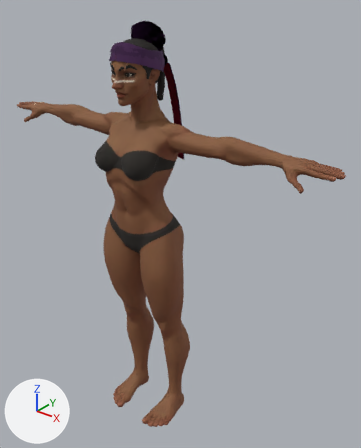
The glTF model public/models/hero/brea.glb, before and after one commit.
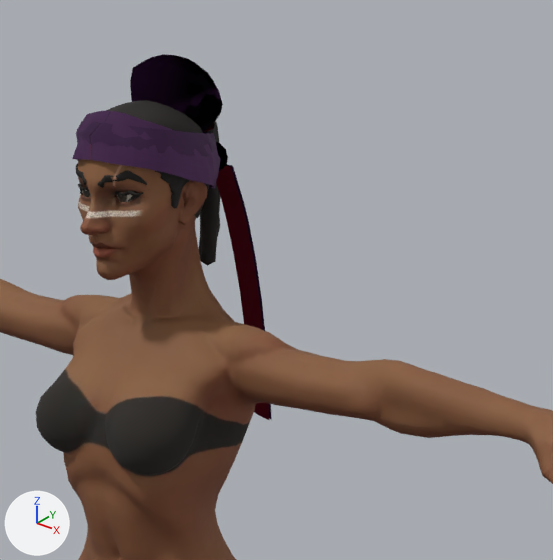
Each version appears first whole from a camera (50 mm lens) standing at (1.345, -1.408, 1.959) and looking at (0.071, 0.185, 0.971), and next in a close-up on the part from 23% to 81% of the width and 0% to 47% of the height. The lights are fixed; the arrows at lower left show +X, +Y and +Z. The older version's two pictures come first. Vertices at exactly the same position are counted once.

The older version as bpy lines, for what is in view:
```python
me_brea_hairwrap = bpy.data.meshes.new('Brea_HairWrap')
me_brea_hairwrap.from_pydata(...)  # 1887 vertices, 3394 faces; spans x -0.097..0.122, y -0.097..0.17, z 1.295..1.827
me_brea_hairwrap.materials.append(mat_mi_brea_hairwrap)
me_brea_skin = bpy.data.meshes.new('Brea_Skin')
me_brea_skin.from_pydata(...)  # 6796 vertices, 13580 faces; spans x -0.83..0.83, y -0.14..0.16, z -0.01..1.77
me_brea_skin.materials.append(mat_mi_brea_skin)
ob_brea_hairwrap = bpy.data.objects.new('Brea_HairWrap', me_brea_hairwrap)
ob_brea_hairwrap.location = (0.0, 0.0, 0.0)
ob_brea_skin = bpy.data.objects.new('Brea_Skin', me_brea_skin)
ob_brea_skin.location = (0.0, 0.0, 0.0)
```
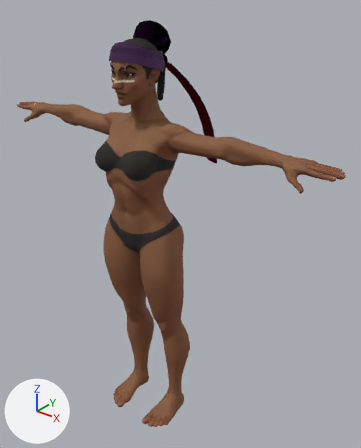
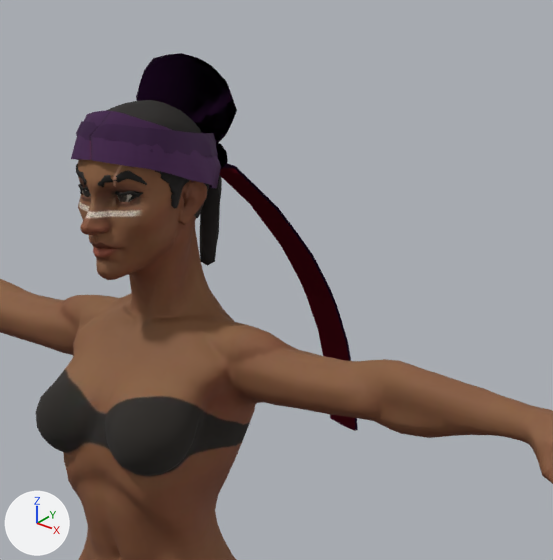
Boxes [x1, y1, x2, y2] around the edits, measured in the close-ups (553 x 560 px):
'Brea_HairWrap', reshaped (43% wider)
    before: [72, 54, 272, 420]
    after: [71, 53, 358, 431]
part 1 of me_brea_hairwrap, rebuilt (9% wider, 15% taller)
    before: [130, 54, 223, 132]
    after: [136, 53, 237, 143]
part 2 of me_brea_hairwrap, added (mostly hidden)
    after: [223, 163, 358, 430]
part 3 of me_brea_hairwrap, added
    after: [219, 168, 356, 431]
part 4 of me_brea_hairwrap, cut back
    before: [72, 111, 272, 420]
    after: [71, 111, 228, 266]

Diff of the bpy script that builds the scene:
```diff
--- a/public/models/hero/brea.glb.py
+++ b/public/models/hero/brea.glb.py
@@ me_brea_hairwrap @@
 # used by ob_brea_hairwrap; location = (0.0, 0.0, 0.0)
-me_brea_hairwrap.from_pydata(...)  # 1887 vertices, 3394 faces; spans x -0.097..0.122, y -0.097..0.17, z 1.295..1.827
+me_brea_hairwrap.from_pydata(...)  # 1292 vertices, 2228 faces; spans x -0.1..0.19, y -0.097..0.32, z 1.254..1.828
+# me_brea_hairwrap part 1: the loose piece of 114 vertices spanning x -0.07..0.07, y 0.018..0.138, z 1.716..1.827 is rebuilt with 86 vertices and now spans x -0.074..0.074, y 0.031..0.167, z 1.691..1.828
+# me_brea_hairwrap part 2: a new loose piece of 51 vertices spanning x 0.008..0.19, y 0.095..0.32, z 1.255..1.682, in mat_mi_brea_hairwrap
+# me_brea_hairwrap part 3: a new loose piece of 51 vertices spanning x 0.007..0.188, y 0.093..0.316, z 1.254..1.679, in mat_mi_brea_hairwrap
+# me_brea_hairwrap part 4: 90 vertices moved from x -0.091..0.091, y -0.09..0.122, z 1.653..1.748 to x -0.09..0.09, y -0.089..0.121, z 1.652..1.748; 916 vertices removed from x -0.097..0.122, y -0.097..0.17, z 1.295..1.762; 265 vertices added at x -0.1..0.1, y -0.097..0.167, z 1.527..1.762
+# other edits to the shape of me_brea_hairwrap do not show in these pictures
 me_brea_hairwrap.materials.append(mat_mi_brea_hairwrap)
```
